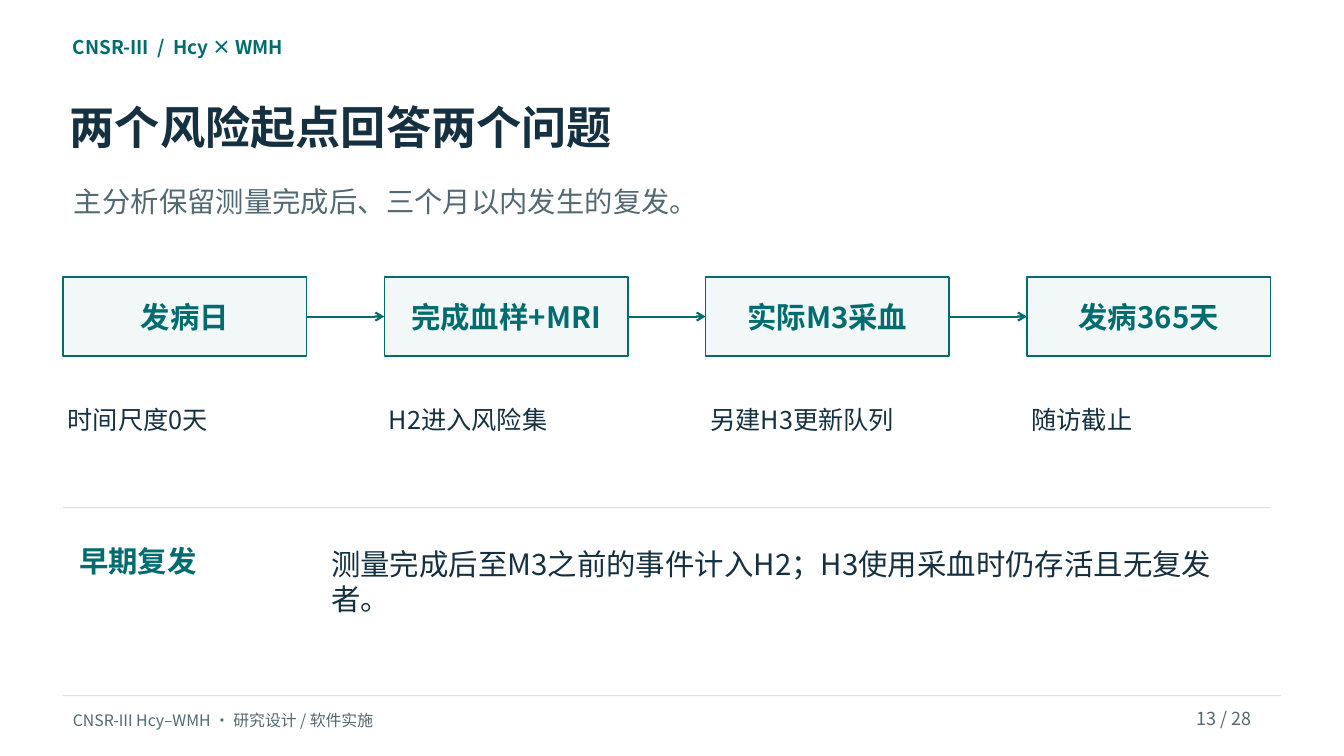
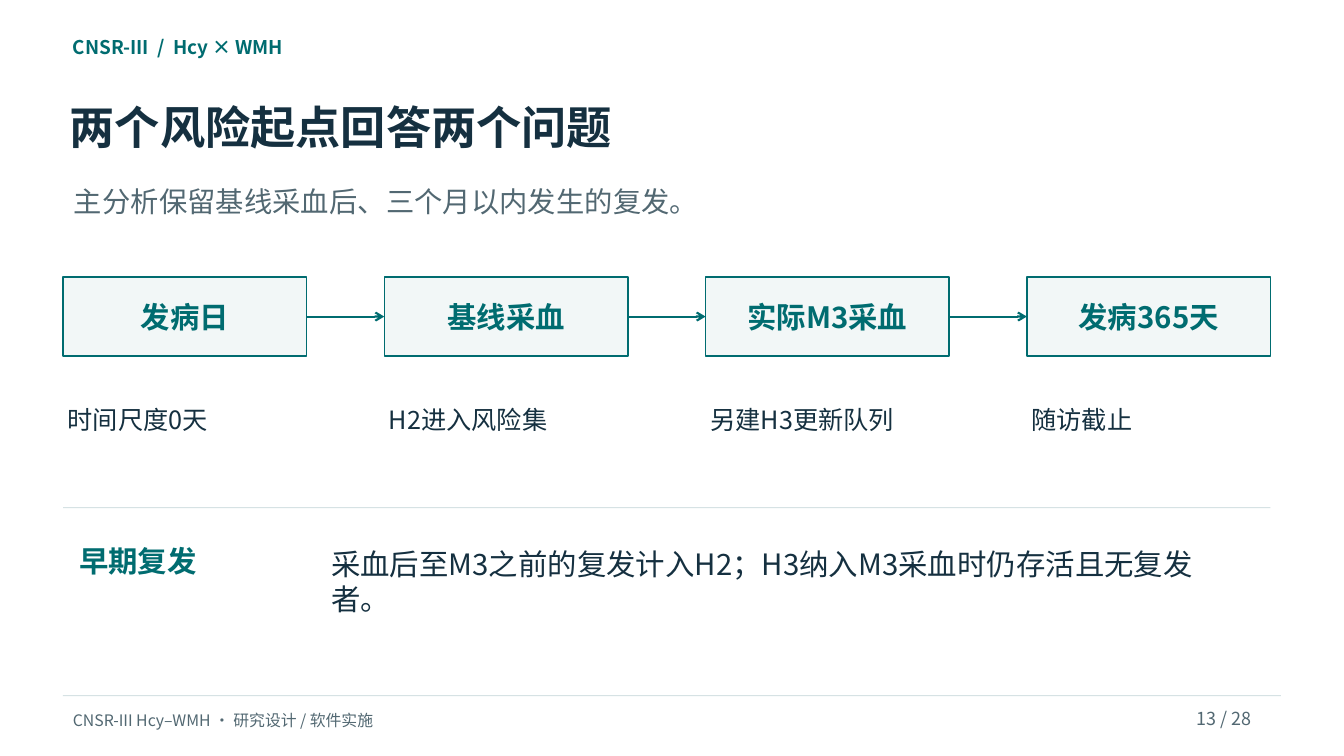
Before and after one commit to zhenzonglin/WMH, a slide deck: slide 13 of presentations/CNSRIII_Hcy_WMH_假设驱动统计方案_v2.pptx. Drawn at 1344x756 pixels with LibreOffice and Linux fonts; fonts in the diff are those of the drawing. Boxes give left, top, right and bottom in pixels: in the first picture for what was removed or moved away, otherwise in the second. Text is boxed around its words. In the diff, an @@ line names an element or a change of style, - is before the commit and + after.

```diff
--- a/presentations/CNSRIII_Hcy_WMH_假设驱动统计方案_v2.pptx
+++ b/presentations/CNSRIII_Hcy_WMH_假设驱动统计方案_v2.pptx
@@ text at (74, 188, 698, 215): text changed @@
-主分析保留测量完成后、三个月以内发生的复发。
+主分析保留基线采血后、三个月以内发生的复发。
@@ text in rectangle at (447, 303, 565, 331): text changed @@
-完成血样+MRI
+基线采血
@@ text at (331, 550, 1192, 613): text changed @@
-测量完成后至M3之前的事件计入H2；H3使用采血时仍存活且无复发者。
+采血后至M3之前的复发计入H2；H3纳入M3采血时仍存活且无复发者。
```
Also in this commit, not shown: 1 other slide changed, 17 other files.
